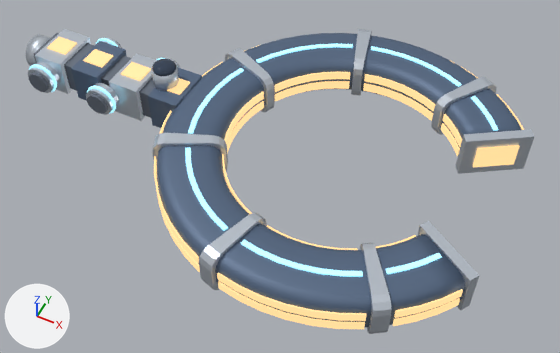
The glTF model design/assets/models/station-mars-base.glb, before and after one commit.
One viewpoint serves both versions: a 50 mm lens placed at (0.532, -0.921, 1.019), pointed at (0.094, -0.046, -0.075). The lights are fixed; the arrows at lower left show +X, +Y and +Z. The first picture is the older version. Where no turn or scale is listed for an object, it has been applied to the vertices. Vertices at exactly the same position are counted once.

The first picture shows 'berth_1', 'berth_2', 'berth_3', 'berth_4', 'concourse', 'spine'.
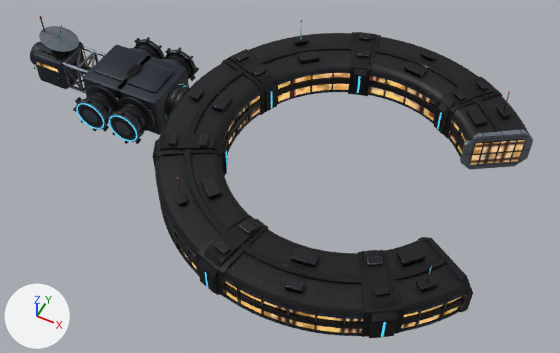
ob_root is not drawn itself; it is the parent of ob_berth_1, ob_berth_2, ob_berth_3, ob_berth_4.

Changed parts and their boxes [x1, y1, x2, y2] in the pictures (560 x 353 px):
'station', added: after [30, 16, 533, 338]
'concourse', deleted: before [152, 29, 535, 334]
    faces in mat_hull (blue #596c86): [157, 33, 522, 327]
    faces in mat_alloy (white #d1dae5): [152, 29, 535, 334]
    faces in mat_window (brown #a08159, glowing beige #ffd495): [154, 45, 524, 329]
    faces in mat_seam (cyan #9ee8fd, glowing cyan #9ee8fd): [185, 44, 499, 277]
'spine', deleted: before [25, 29, 202, 128]
    faces in mat_alloy (white #d1dae5): [25, 29, 179, 121]
    faces in mat_hull (blue #596c86): [71, 41, 202, 128]
    faces in mat_window (brown #a08159, glowing beige #ffd495): [47, 37, 190, 95]
    faces in mat_graphite (greyish blue #6f7986): [34, 33, 155, 118]
    faces in mat_glass (dark blue #303f55): [152, 58, 176, 76]
'berth_2', reshaped, moved, rescaled, turned, recoloured: before [86, 83, 119, 115]; after [105, 96, 155, 144]
'berth_4', reshaped, moved, rescaled, turned, recoloured: before [28, 62, 60, 93]; after [73, 84, 120, 132]
'berth_1', reshaped, moved, rescaled (mostly hidden before): before [157, 57, 180, 68]; after [162, 47, 199, 81]
'berth_3', reshaped, moved, rescaled: before [96, 37, 122, 48]; after [129, 37, 166, 59]
part 1 of me_berth_1, added (mostly hidden): after [89, 92, 147, 128]
part 2 of me_berth_1, added: after [86, 46, 189, 130]
part 3 of me_berth_1, added: after [80, 106, 134, 139]
part 4 of me_berth_1, added (mostly hidden): after [83, 110, 130, 135]
part 5 of me_berth_1, built on (mostly hidden before): before [157, 57, 180, 68]; after [73, 37, 199, 144]

The change, as a list of edits to the scene's bpy script:
```text
Add mat_berth_1_baked:
    mat_berth_1_baked = bpy.data.materials.new('berth_1_baked')
    # uses the picture img_berth_1_albedo
    # uses the picture img_berth_1_emit
    # uses the picture img_berth_1_normal
    # uses the picture img_berth_1_orm
Add mat_station_baked:
    mat_station_baked = bpy.data.materials.new('station_baked')
    # uses the picture img_station_albedo
    # uses the picture img_station_emit
    # uses the picture img_station_normal
    # uses the picture img_station_orm
Change me_berth_1:
    used by ob_berth_1; parent = ob_root; location = (-0.538, 0.0836, 0.0); scale = (0.0426, 0.0426, 0.0426)
    remove me_berth_1.from_pydata(...)  # 96 vertices, 180 faces; spans x -1.0..1.0, y -0.51..0.51, z -1.0..1.0
    remove me_berth_1.materials.append(mat_alloy)  # white #d1dae5
    remove me_berth_1.materials.append(mat_graphite)  # greyish blue #6f7986
    remove me_berth_1.materials.append(mat_seam)  # cyan #9ee8fd, glowing cyan #9ee8fd
    add me_berth_1.from_pydata(...)  # 1840 vertices, 3628 faces; spans x -0.4..0.4, y 0.0..0.49, z -0.4..0.4
    me_berth_1 part 1: a new loose piece, a torus around y (ring radius 0.275, tube radius 0.018) spanning x -0.293..0.293, y 0.102..0.138, z -0.293..0.293, in mat_berth_1_baked
    me_berth_1 part 2: a new loose piece, a torus around y (ring radius 0.275, tube radius 0.018) spanning x -0.293..0.293, y 0.242..0.278, z -0.293..0.293, in mat_berth_1_baked
    me_berth_1 part 3: a new loose piece, a 32-sided cylinder along y spanning x -0.24..0.24, y 0.464..0.476, z -0.24..0.24, in mat_berth_1_baked
    me_berth_1 part 4: a new loose piece, a 24-sided cylinder along y spanning x -0.16..0.16, y 0.468..0.48, z -0.16..0.16, in mat_berth_1_baked
    me_berth_1 part 5: 96 vertices removed from x -1.0..1.0, y -0.51..0.51, z -1.0..1.0; 1216 vertices added at x -0.4..0.4, y 0.0..0.49, z -0.4..0.4
    add me_berth_1.materials.append(mat_berth_1_baked)
Change ob_root:
    ob_root.location: (0.2, 0.0, -0.0214) -> (0.205, 0.0, -0.0279)
    ob_root.scale: (0.778, 0.778, 0.778) -> (0.079, 0.079, 0.079)
Change ob_berth_1:
    ob_berth_1.location: (-0.538, 0.0836, 0.0) -> (-5.26, 0.75, 0.0)
    ob_berth_1.scale: (0.0426, 0.0426, 0.0426) -> (1.3, 1.3, 1.3)
Change ob_berth_2:
    ob_berth_2: bpy.data.objects.new('berth_2', me_berth_2) -> bpy.data.objects.new('berth_2', me_berth_1)
    ob_berth_2.location: (-0.63, -0.0836, 0.0) -> (-5.26, -0.75, 0.0)
    ob_berth_2.rotation_euler: (0.0, 0.0, 0.0) -> (-3.142, -1.571, 0.0)  # degrees (0, 0, 0) -> degrees (-180, -90, 0)
    ob_berth_2.scale: (0.0426, 0.0426, 0.0426) -> (1.3, 1.3, 1.3)
Change ob_berth_3:
    ob_berth_3: bpy.data.objects.new('berth_3', me_berth_3) -> bpy.data.objects.new('berth_3', me_berth_1)
    ob_berth_3.location: (-0.722, 0.0836, 0.0) -> (-6.22, 0.75, 0.0)
    ob_berth_3.scale: (0.0426, 0.0426, 0.0426) -> (1.3, 1.3, 1.3)
Change ob_berth_4:
    ob_berth_4: bpy.data.objects.new('berth_4', me_berth_4) -> bpy.data.objects.new('berth_4', me_berth_1)
    ob_berth_4.location: (-0.814, -0.0836, 0.0) -> (-6.22, -0.75, 0.0)
    ob_berth_4.rotation_euler: (0.0, 0.0, 0.0) -> (-3.142, -1.571, 0.0)  # degrees (0, 0, 0) -> degrees (-180, -90, 0)
    ob_berth_4.scale: (0.0426, 0.0426, 0.0426) -> (1.3, 1.3, 1.3)
Remove ob_concourse:
    ob_concourse = bpy.data.objects.new('concourse', me_concourse)
Remove ob_spine:
    ob_spine = bpy.data.objects.new('spine', me_spine)
Add ob_station:
    ob_station = bpy.data.objects.new('station', me_station)  # 11572 vertices, 21856 faces; spans x -0.705..0.295, y -0.344..0.344, z -0.051..0.107
    ob_station.location = (0.205, 0.0, -0.028)
```
